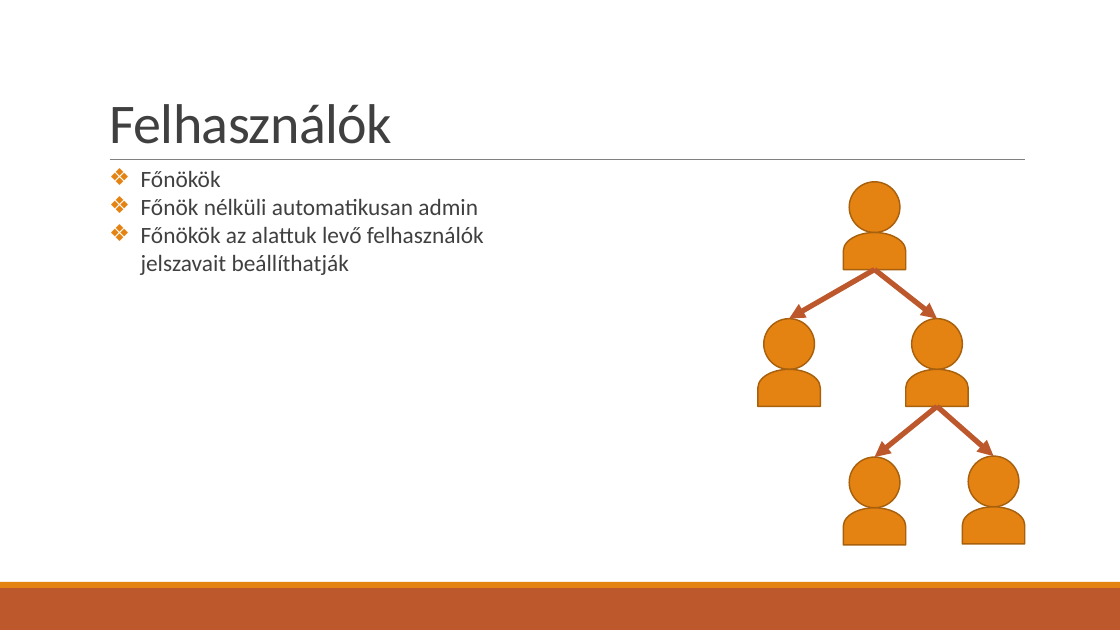
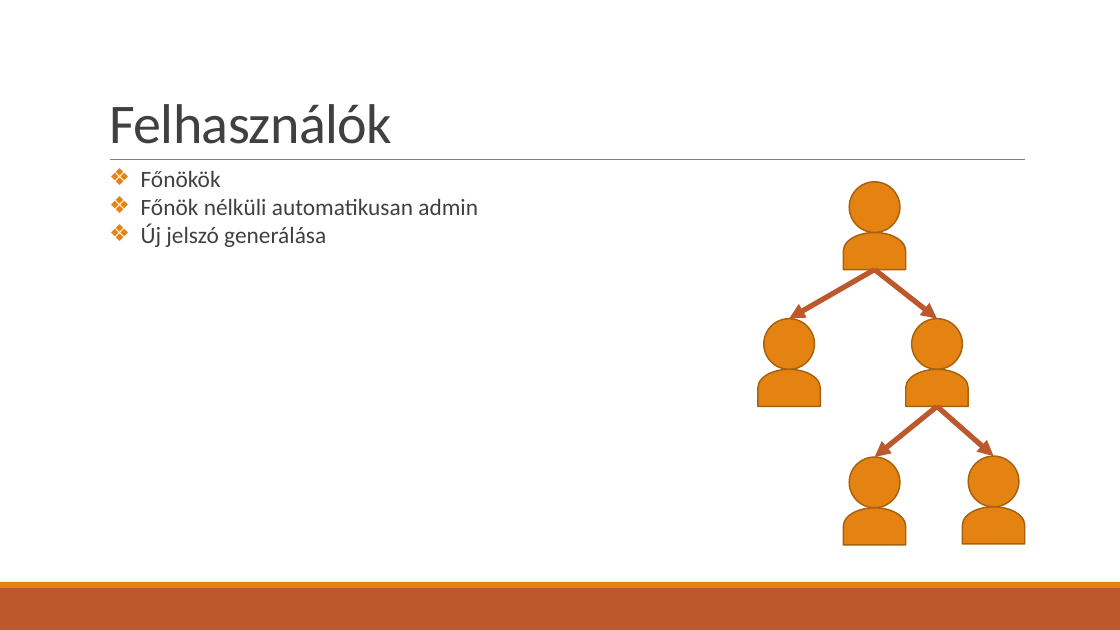
Before and after one commit to KissKolos/Easy-Inventory, a slide deck: slide 18 of bemutató.pptx (slide 21 before the commit). Drawn at 1120x630 pixels with LibreOffice and Linux fonts; fonts in the diff are those of the drawing. Boxes give left, top, right and bottom in pixels: in the first picture for what was removed or moved away, otherwise in the second. Text is boxed around its words. In the diff, an @@ line names an element or a change of style, - is before the commit and + after.

```diff
--- a/bemutató.pptx
+++ b/bemutató.pptx
@@ text at (x1=141, y1=223, x2=326, y2=247): text changed @@
-❖ Főnökök az alattuk levő felhasználók jelszavait beállíthatják
+❖ Új jelszó generálása
```
Also in this commit, not shown: 12 other slides changed, 4 slides added, 5 slides removed, 2 other files.
